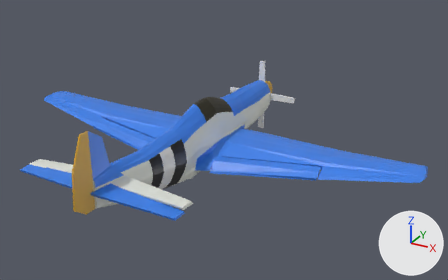
Before and after pictures for a commit that changed the COLLADA model plane.dae.
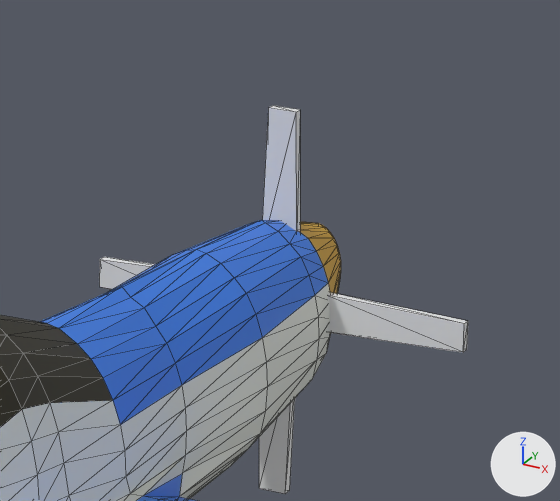
Old and new are each drawn whole from a camera (50 mm lens) standing at (12.79, -20.5, 10.65) and looking at (1.22, 0.53, 0.13) and again close up on the part from 48% to 69% of the width and 15% to 46% of the height. Every picture has the same lights, and +X, +Y and +Z are marked at lower right. The close-ups show mesh edges as thin lines. Where no turn or scale is listed for an object, it has been applied to the vertices. Vertices at the same position are counted once.

Names of what the first close-up shows: 'body', 'propeller'.
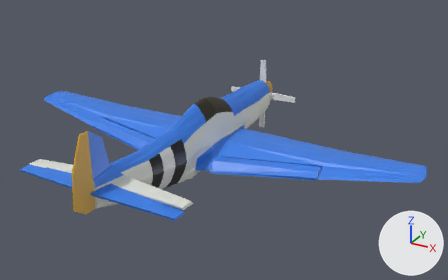
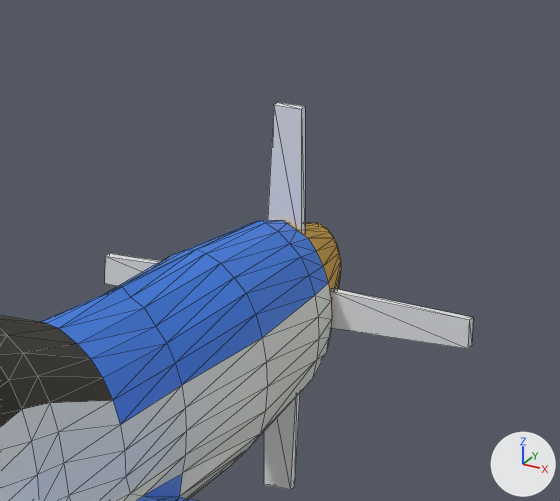
Where the newer file only moved an object's origin or applied its transform, the numbers keep the older frame.

The edits, one by one:
me_cube_000 is used by ob_propeller; location (0.0, 6.8, 0.0).
me_cube_000 had 48 vertices, 80 faces and spanned x -1.79..1.79, y -0.1..-0.01, z -1.79..1.79.
me_cube_000 now has 48 vertices, 80 faces and spans x -1.79..1.79, y 0.01..0.1, z -1.79..1.79.
me_cube_000 part 1: the loose piece of 12 vertices spanning x -1.79..-0.01, y -0.1..-0.01, z -0.17..0.17 is rebuilt with 12 vertices and now spans x -1.79..-0.01, y 0.01..0.1, z -0.17..0.17.
me_cube_000 part 2: the loose piece of 12 vertices spanning x -0.17..0.17, y -0.1..-0.01, z -1.79..-0.01 is rebuilt with 12 vertices and now spans x -0.17..0.17, y 0.01..0.1, z -1.79..-0.01.
me_cube_000 part 3: the loose piece of 12 vertices spanning x 0.01..1.79, y -0.1..-0.01, z -0.17..0.17 is rebuilt with 12 vertices and now spans x 0.01..1.79, y 0.01..0.1, z -0.17..0.17.
me_cube_000 part 4: the loose piece of 12 vertices spanning x -0.17..0.17, y -0.1..-0.01, z 0.01..1.79 is rebuilt with 12 vertices and now spans x -0.17..0.17, y 0.01..0.1, z 0.01..1.79.

Boxes [x1, y1, x2, y2] around the edits, measured in the close-ups (560 x 501 px):
'propeller', reshaped
    before: [99, 105, 468, 494]
    after: [105, 102, 473, 490]
part 1 of me_cube_000, rebuilt
    before: [99, 257, 156, 289]
    after: [105, 253, 161, 286]
part 2 of me_cube_000, rebuilt
    before: [259, 399, 295, 494]
    after: [264, 393, 300, 490]
part 3 of me_cube_000, rebuilt
    before: [328, 292, 468, 352]
    after: [331, 288, 473, 349]
part 4 of me_cube_000, rebuilt
    before: [263, 105, 300, 232]
    after: [268, 102, 305, 232]
